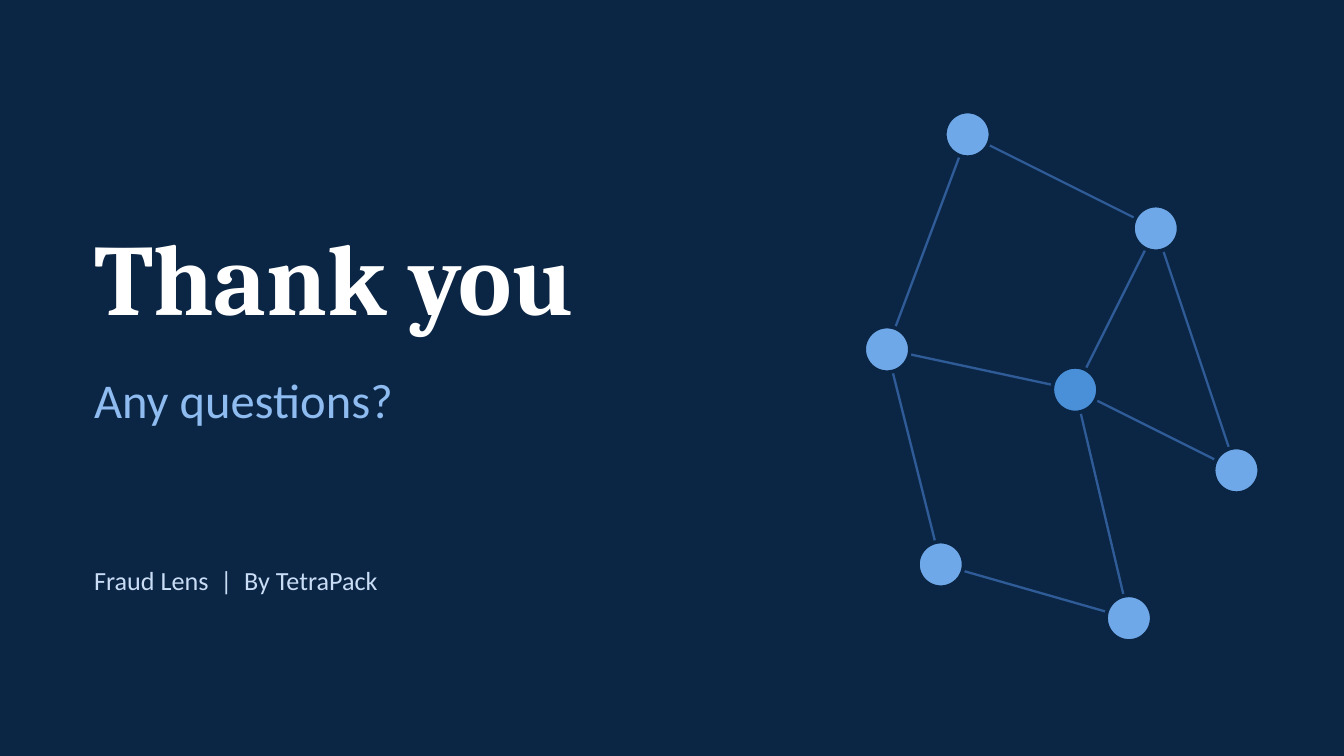
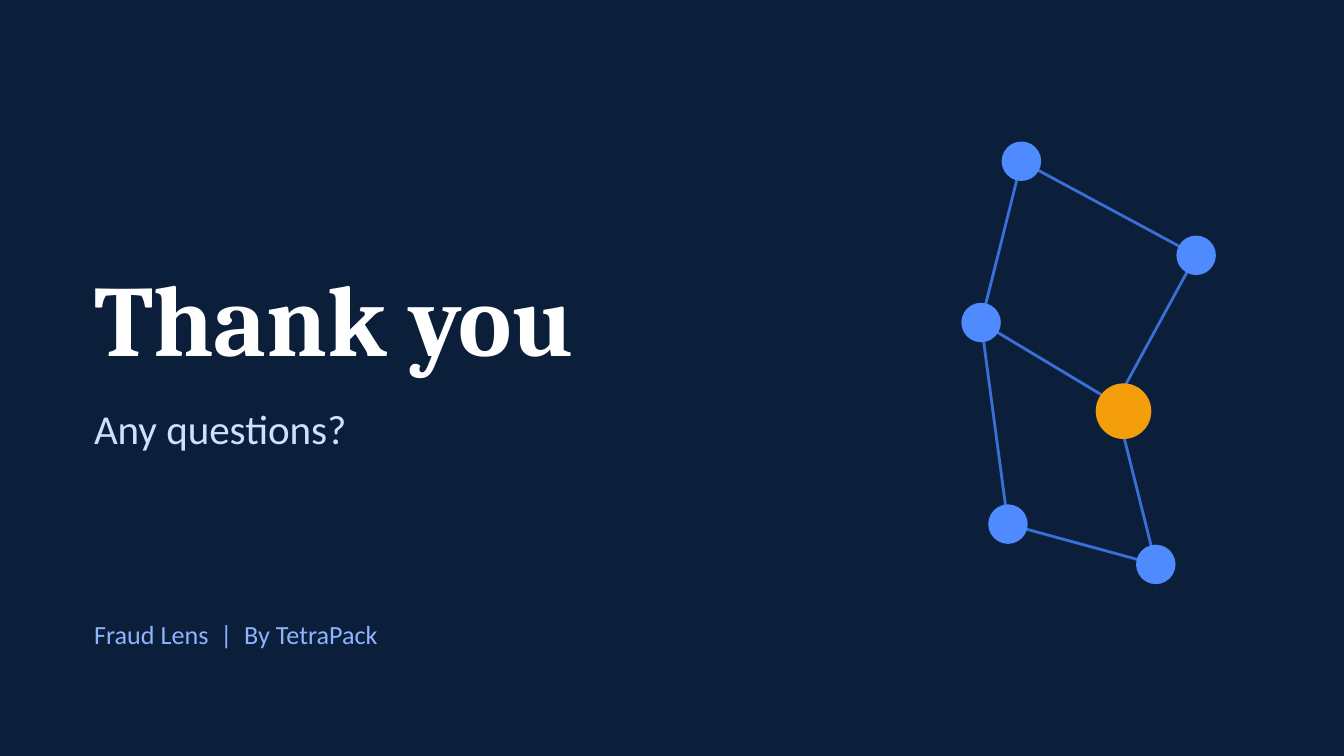
Before and after one commit to jainygandhi04/bob-ai-hackathon-tetrapack, a slide deck: slide 10 of presentation/FraudLens_TetraPack.pptx (slide 9 before the commit). Drawn at 1344x756 pixels with LibreOffice and Linux fonts; fonts in the diff are those of the drawing. Boxes give left, top, right and bottom in pixels: in the first picture for what was removed or moved away, otherwise in the second. Text is boxed around its words. In the diff, an @@ line names an element or a change of style, - is before the commit and + after.

```diff
--- a/presentation/FraudLens_TetraPack.pptx
+++ b/presentation/FraudLens_TetraPack.pptx
@@ background #0B2545 to #0B1F3A @@
@@ ellipse: place and size @@
-ellipse at [945,112,991,157]
+ellipse at [1003,142,1040,180]
@@ line moved from (887, 349) - (968, 134) to (981, 323) - (1021, 161) @@
@@ line (981, 323) - (1021, 161): stroke #2F5B96 1.25 pt to #3B6FD8 1.5 pt @@
@@ line moved from (968, 134) - (1156, 228) to (1021, 161) - (1196, 255) @@
@@ line (1021, 161) - (1196, 255): stroke #2F5B96 1.25 pt to #3B6FD8 1.5 pt @@
@@ line removed from (1156, 228) to (1236, 470) @@
@@ ellipse: place and size @@
-ellipse at [1133,206,1179,251]
+ellipse at [1177,237,1215,274]
@@ text "Thank you": place and size @@
-text "Thank you" at [94,244,574,337]
+text "Thank you" at [94,285,574,377]
@@ line moved from (1075, 390) - (1156, 228) to (1116, 403) - (1196, 255) @@
@@ line (1116, 403) - (1196, 255): stroke #2F5B96 1.25 pt to #3B6FD8 1.5 pt @@
@@ fill #6FA8E8 to #4F8BFF; outline #0B2545 2 pt to #4F8BFF 1 pt in 5 elements at [1177,237,1215,274], [1003,142,1040,180], [1137,546,1175,583], [989,505,1027,543], [962,304,1000,341] @@
@@ ellipse: place and size @@
-ellipse at [864,327,910,372]
+ellipse at [962,304,1000,341]
@@ line moved from (887, 349) - (941, 564) to (981, 323) - (1008, 524) @@
@@ line (981, 323) - (1008, 524): stroke #2F5B96 1.25 pt to #3B6FD8 1.5 pt @@
@@ line moved from (887, 349) - (1075, 390) to (981, 323) - (1116, 403) @@
@@ line (981, 323) - (1116, 403): stroke #2F5B96 1.25 pt to #3B6FD8 1.5 pt @@
@@ ellipse: place and size @@
-ellipse at [1052,367,1098,413]
+ellipse at [1097,384,1150,438]
@@ ellipse at [1097,384,1150,438]: fill #4A90D9 to #F59E0B; outline #0B2545 2 pt to #F59E0B 1 pt @@
@@ text "Any questions?": place and size @@
-text "Any questions?" at [94,384,393,426]
+text "Any questions?" at [94,415,346,451]
@@ text "Any questions?" at [94,415,346,451]: size 26 to 22 pt, text colour #8FBCF0 to #CFE0FF @@
@@ line removed from (1075, 390) to (1236, 470) @@
@@ line moved from (1075, 390) - (1129, 618) to (1116, 403) - (1156, 564) @@
@@ line (1116, 403) - (1156, 564): stroke #2F5B96 1.25 pt to #3B6FD8 1.5 pt @@
@@ ellipse removed at [1214,448,1259,493] @@
@@ ellipse: place and size @@
-ellipse at [918,542,964,587]
+ellipse at [989,505,1027,543]
@@ line moved from (941, 564) - (1129, 618) to (1008, 524) - (1156, 564) @@
@@ line (1008, 524) - (1156, 564): stroke #2F5B96 1.25 pt to #3B6FD8 1.5 pt @@
@@ ellipse: place and size @@
-ellipse at [1106,595,1152,641]
+ellipse at [1137,546,1175,583]
@@ text "Fraud Lens | By TetraPack": place and size @@
-text "Fraud Lens | By TetraPack" at [94,572,378,594]
+text "Fraud Lens | By TetraPack" at [94,626,378,648]
@@ text "Fraud Lens | By TetraPack" at [94,626,378,648]: text colour #C9DDF5 to #8FB3FF @@
```
Also in this commit, not shown: 8 other slides changed, 1 slide added.
